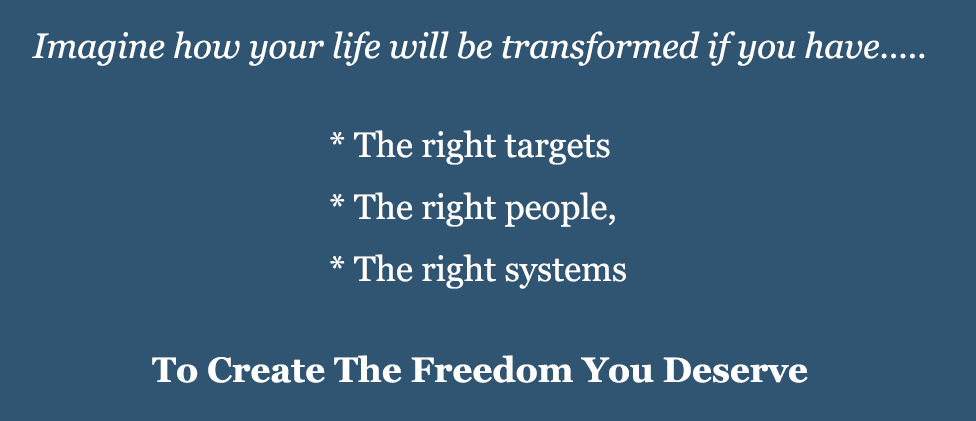
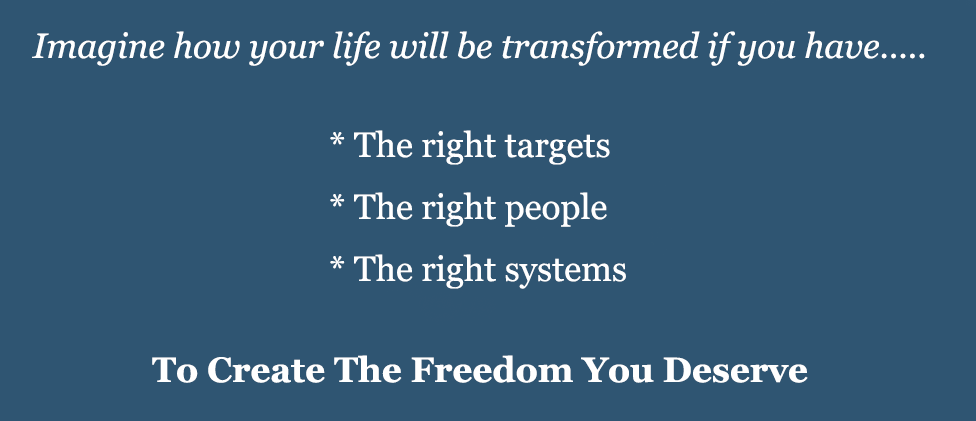
Two versions of the same layered image (976px x 421px). Layer-by-layer changes:
renamed "* The right targets * The right people, * The right systems" to "* The right targets * The right people * The right systems", painted on it over [609, 214, 615, 226]
